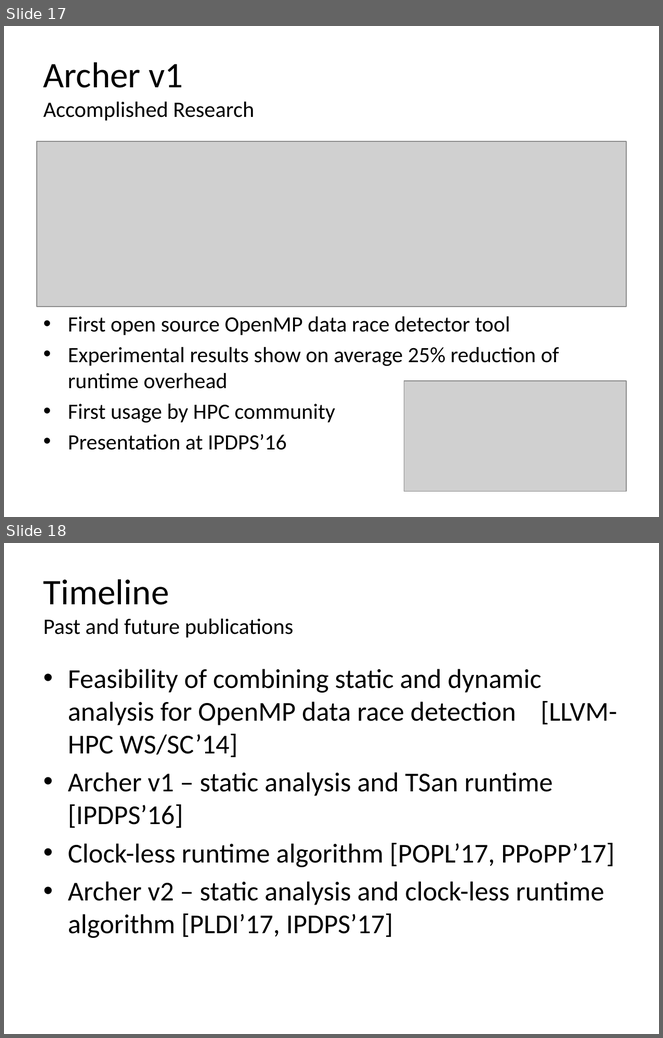
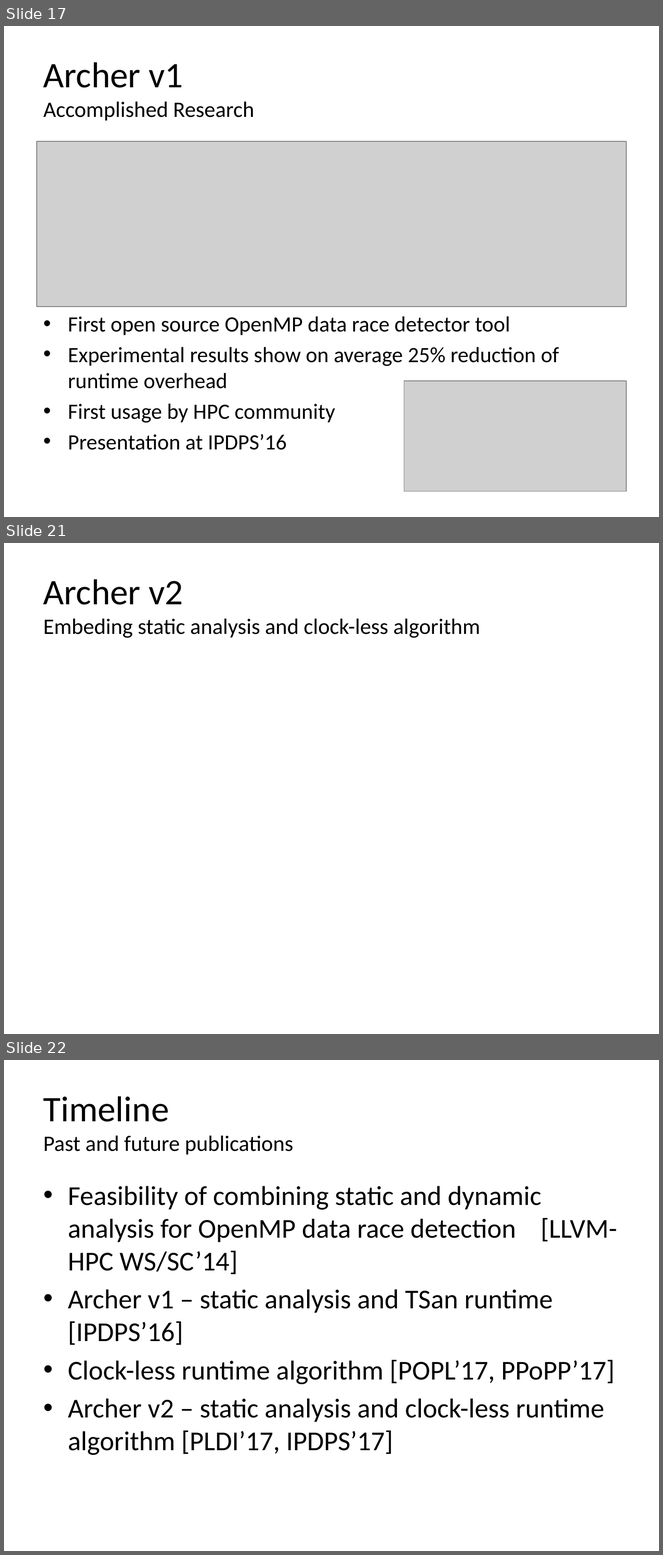
Before and after one commit to simoatze/oral_qualifier, a slide deck: presentation/presentation.pptx. Shown one above the other, each under a label of ours: slides 17 and 18 before the commit, slides 17, 21 and 22 after it; the slides between them are not shown. The pictures are 663x1038 and 663x1555 pixels, drawn with LibreOffice and Linux fonts; fonts in the diff are those of the drawing; grey boxes stand for pictures. Boxes give left, top, right and bottom in pixels: in the first picture for what was removed or moved away, otherwise in the second. Text is boxed around its words. In the diff, an @@ line names an element or a change of style, - is before the commit and + after.

```diff
--- a/presentation/presentation.pptx
+++ b/presentation/presentation.pptx
@@ slide 21 added at box(4, 543, 659, 1034), background #FFFFFF @@
@@ title added at box(44, 579, 480, 638), 24.3 pt, text #000000 @@
+Archer v2
+Embeding static analysis and clock-less algorithm
@@ what was slide 18 is now slide 22 @@
```
Also in this commit, not shown: 3 other slides added.
